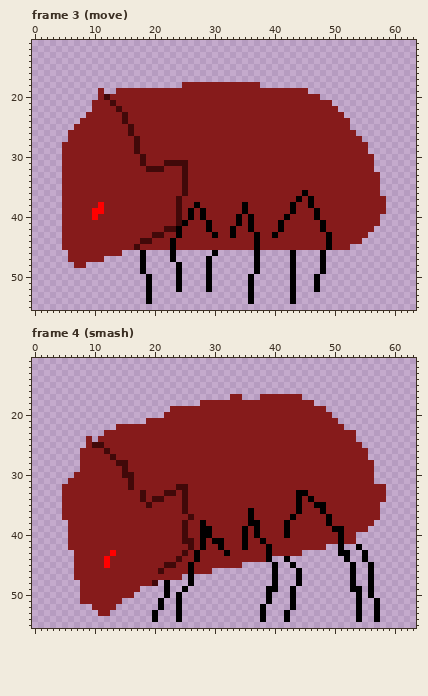
Pixel-art file, stored at Assets/Sprites/Actors/Enemies/Woodeater_Soldier/Woodeater_Spldier_Prototype.aseprite. Above, as it was before the edit.
64x64 pixels, 12 frames. Shown: frame 3 (move): x 0..63, y 11..55; frame 4 (smash): x 0..63, y 11..55. The commit also changed other frames, which this record leaves out.
New version:
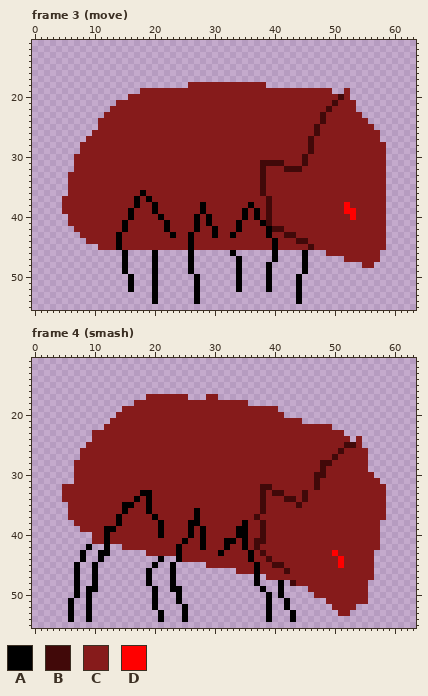
Palette (. is transparent): A #000000  B #410909  C #861b1b  D #ff0000
Log entry: Woodeater Soldier Stomp and stun
The exact change:
Changed rows in their new state; - is an unchanged pixel.
Frame 3 (move), layers "Layer 2", "Layer 1 Copy", "Layer 3":
first column x 5:
18 --------------------.------------C--------------------
19 ------.--....----------------------------CCCC--C------
20 ------.....--------------------------------CCCBC------
21 -----....------------------------------------BCCC-----
22 -----...-C----------------------------------B-CCC-----
23 ----...---C--------------------------------B---CCC----
24 ---...----C--------------------------------B----CCC---
25 --....-----C------------------------------B-----CCCC--
26 -....------C------------------------------B------CCCC-
27 -...--------C----------------------------B--------CCC-
28 ...---------C----------------------------B---------CCC
29 ...---------C----------------------------B---------CCC
30 ..-----------C--------------------------B-----------CC
31 ..-----------C---CCCC------------BBBB---B-----------CC
32 ..------------CCC---C------------B---BBB------------CC
33 .-------------------C------------B-------------------C
34 .-------------------C------------B-------------------C
35 .-------------------C------------B-------------------C
36 .------------A------C------------B------C------------C
37 ------------A-A----C--------------B----C-C------------
38 ------C-----A--A---C--CA------CA--B---C--C-----D------
39 -----CC----A---A---C-C----------A-B---C---C----DD-----
40 .----C-----A----A--C-CACA----CACA-B--C----C-----D----C
41 .---------A------A-CC-A--------C-AB-C------C---------C
42 ..--------A------ACC--A-CA--CA-C--ABB------C--------CC
43 ...------A-----CC-AC-A----------C-AC-BB-----C------CCC
44 ....-----A---CC---C--A----------C--A---BB---C-----CCCC
45 ......---A--C-----C--A----------C--A-----B--C---CCCCCC
46 -.........A--.-A--.--A---.--A---.--A--.-A--.CCCCCCCCC-
47 -......---A--.-A--.--A--.----A--.--A--.-A--.---CCCCCC-
48 --..------A--.-A---.-A--.----A--.-A---.-A--.------CC--
49 ----------A--.-A---.-A--.----A--.-A---.-A--.----------
50 -----------A--.A---.--A-.----A-.--A---.A--.-----------
51 -----------A--.A---.--A-.----A-.--A---.A--.-----------
52 -----------A--.A---.--A-.----A-.--A---.A--.-----------
53 --------------.A------A--------.------.A--------------
54 --------------.A------A--------.------.A--------------
Frame 4 (smash), layers "Layer 2", "Layer 1 Copy", "Layer 3":
first column x 5:
17 --------------CCCCCCC---CC--..---.......--------------
18 ------------CCCCCCCCCCC--------...........------------
19 ----------CCCCCCCC------------------........----------
20 ---------CCCCCCCC--------------------........---------
21 --------CCCCCC--------------------------......--------
22 -------CC------------------------------------..-------
23 -----CC----------------------------------------..-----
24 ----.C------------------------------------------.C----
25 -----CC----------------------------------------BB-----
26 -------C--------------------------------------B-------
27 --------C------------------------------------B--------
28 --C------CC--------------------------------BB------.--
29 --C-------C--------------------------------B-------.--
30 ----------CC------------------------------BB----------
31 -.---------C------------------------------B---------C-
32 -----------C-------CC------------BB-------B-----------
33 -------------AA--CC-C------------B-BB--CB-------------
34 ------------ACACC---C------------B---BBCBC------------
35 .---------AA--A-----C------------B-----B--CC---------C
36 .---------A---A-----C-A--------C-B-----C---C---------C
37 .--------A-----A-----CA--------CB-----C-----C--------C
38 -.-------A------A---CAAC------ACCB---C------C-------C-
39 -..----AA-------A---CA--C----A--CB---C-------CC----CC-
40 -....--A--------A---CA--C----A--CB---C--------C--CCCC-
41 -....--A------------AC---CCAA---BB------------C--CCCC-
42 -...A..A..---------A-C----CA----B-C---------CCCCCCCCC-
43 --.A..AA......-----AC-C---AC---A-BC-----CCCCCDCCCCCC--
44 --.A..A.........A..A--C--------A--BCCCCCCCCCCCDCCCCC--
45 --A..A.........A..A.....------CCACCBBCCCCCCCCCDCCCCC--
46 --A..A........A...A......----CCCACCCCBCCCCCCCCCCCCCC--
47 --A..A........A...A.-.----------A-CCCCCCCCCCCCCCCCCC--
48 --A..A........A.-.A--.----------A--.A-BCCCCCCCCCCCC.--
49 --A.AA.......--A-.AA.------------A..A-.--CCCCCCCCCC.--
50 --A.A.......---A-.------------------A-.---CCCCCCCCC.--
51 -A-.A.....-----A.--------------------A.-----CCCCCCC-.-
52 -A--A....------A.--.A------------.A--A.------CCCC.--.-
53 -A--A-..-------.A--.A------------.A--.A-------CC-.--.-
54 -A--A----------.A--.A------------.A--.A----------.--.-
Where, in picture pixels (left, top, right, bottom), the same in both pictures:
erased: (182, 82, 188, 88)
added: (260, 82, 266, 88)
changed: (62, 88, 386, 304)
changed: (62, 394, 386, 622)
